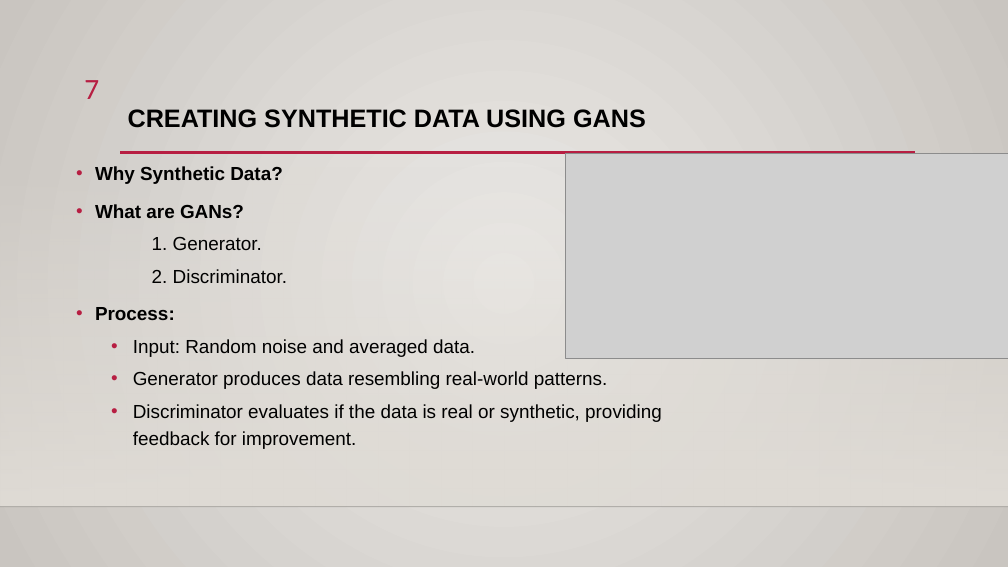
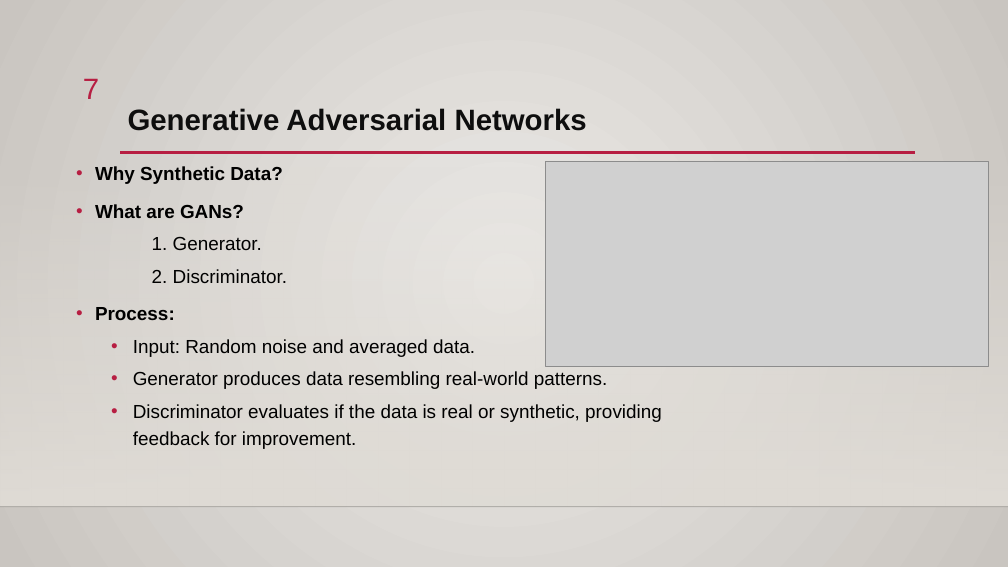
Before and after one commit to mahersalman/life-expectancy, a slide deck: slide 7 of Presentation.pptx. Drawn at 1008x567 pixels with LibreOffice and Linux fonts; fonts in the diff are those of the drawing; grey boxes stand for pictures; background and template pictures are left out. Boxes give left, top, right and bottom in pixels: in the first picture for what was removed or moved away, otherwise in the second. Text is boxed around its words. In the diff, an @@ line names an element or a change of style, - is before the commit and + after.

```diff
--- a/Presentation.pptx
+++ b/Presentation.pptx
@@ page number at (83, 78, 99, 99): font Calibri to Arial @@
@@ title at (128, 108, 587, 131): text changed; size 24 to 28 pt; text colour #000000 to #0E0E0E @@
-CREATING SYNTHETIC DATA USING GANS
+Generative Adversarial Networks
@@ picture: place and size @@
-picture at (566, 154, 1008, 358)
+picture at (546, 161, 988, 366)
```
Also in this commit, not shown: 12 other slides changed, 1 slide added, 1 slide removed, 2 other files.
